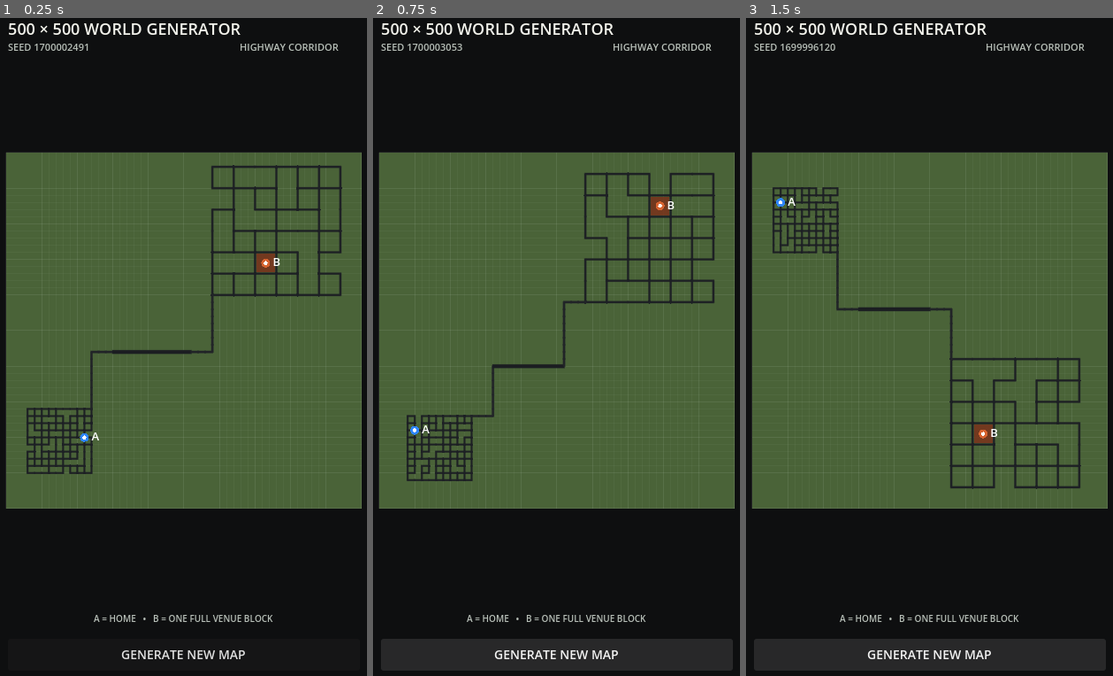
Above: before the commit, frames 1-3 (left to right).
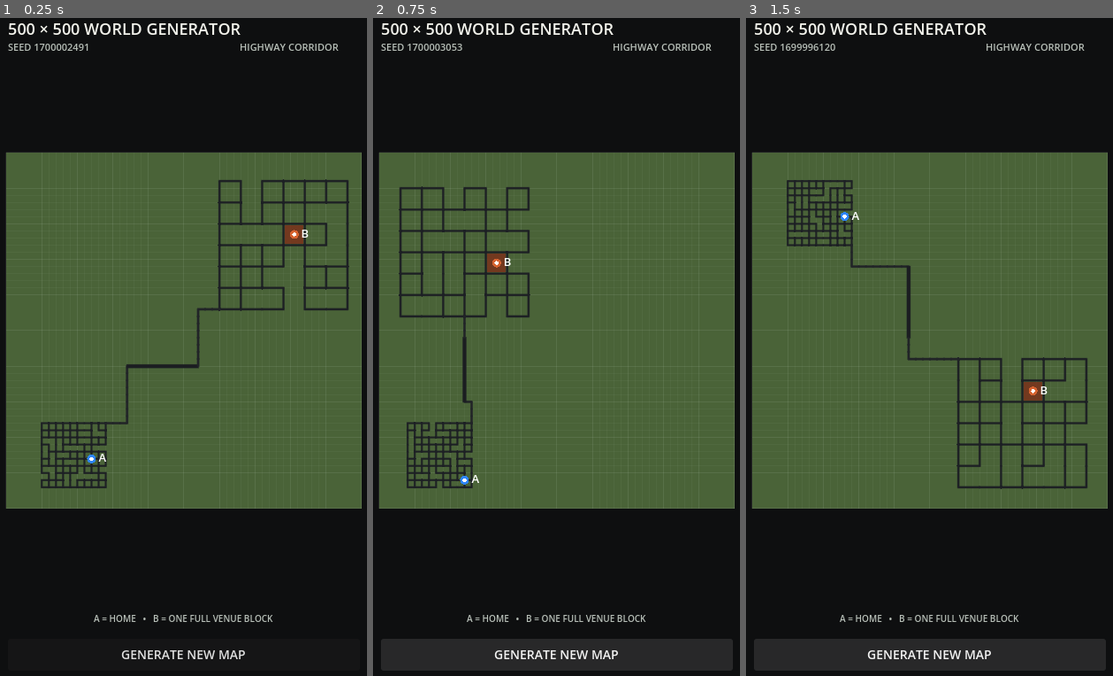
Above: after the commit, the same moments.

Repository: patrickcallahancomedy/comedian
Game: Godot game, scene res://scenes/drive/grid_world_prototype.tscn
The game is run twice, just before and just after one commit, with the same random seed, the same clock (stepped at 60 frames per second) and the same inputs. This scene is started directly instead of the project's main scene.
Inputs:
- Up to frame 1 (0.25 s): no input
- Up to frame 2 (0.75 s): click "GENERATE NEW MAP" at 0.5 s
- Up to frame 3 (1.5 s): click "GENERATE NEW MAP" at 1.25 s

The runs differ from the first frame. In frame 1, 4.6% of the frame differs, in the area x 7-96%, y 22-72%; in frame 2, 4.4%; in frame 3, 3.4%.

Commit message:
Allow different-corner city placement

Diff:
--- a/godot/scripts/drive/grid_world_generator.gd
+++ b/godot/scripts/drive/grid_world_generator.gd
@@ -276,11 +276,13 @@
 		(CITY_ROWS - 1) * CITY_SPACING
 	)
 
-	# Put the two generated regions in opposite corners of the 500x500 world.
-	# Small snapped inward jitter keeps seeds different while preserving the
-	# long trip that makes highway travel very likely.
+	# Put each generated region in a corner of the 500x500 world, but never
+	# the same corner. This keeps them distinct while allowing adjacent-corner
+	# and opposite-corner trips.
 	var neighborhood_corner: int = _rng.randi_range(0, 3)
-	var city_corner: int = 3 - neighborhood_corner
+	var city_corner: int = _rng.randi_range(0, 2)
+	if city_corner >= neighborhood_corner:
+		city_corner += 1
 
 	var neighborhood_origin := _corner_origin_for_span(
 		neighborhood_span,
